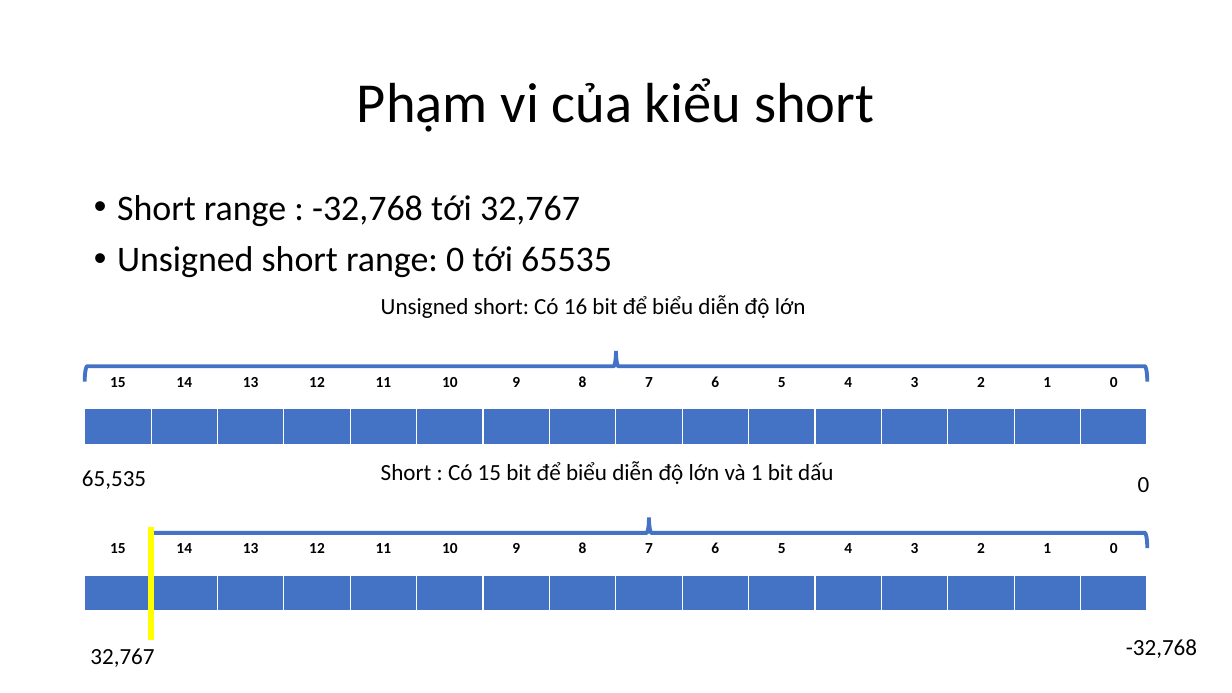
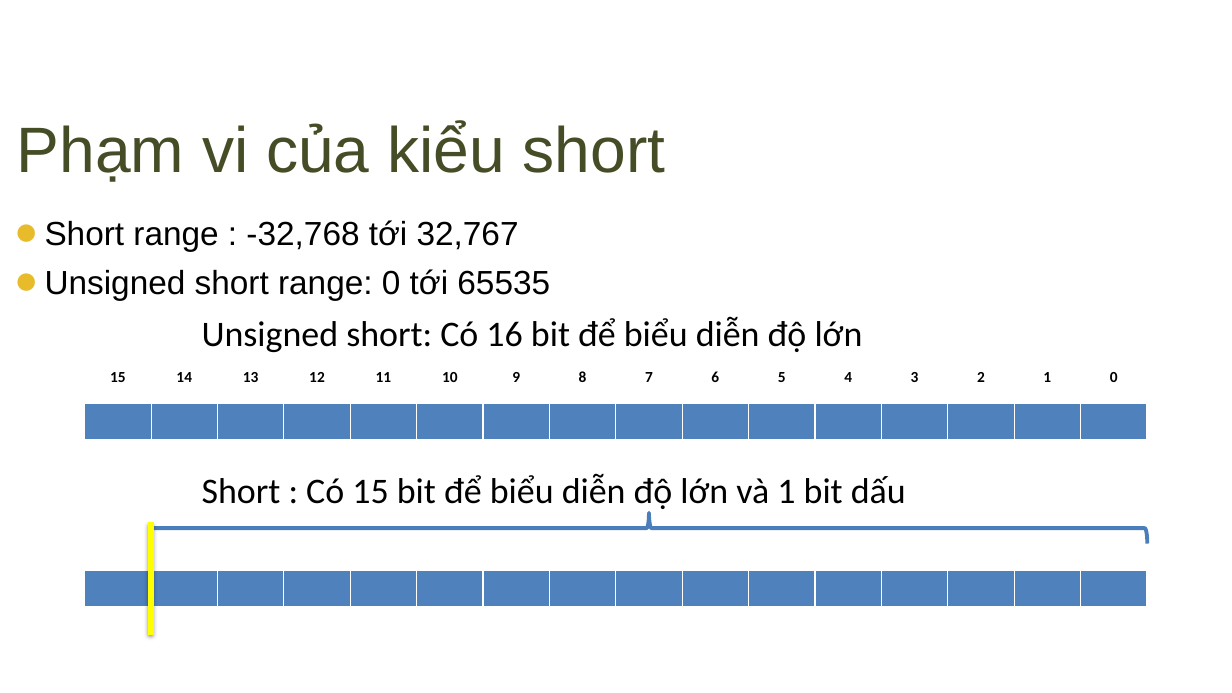
Before and after one commit to daydien12/Trainning_C, a slide deck: slide 4 of Day_2/Buổi 2.pptx. Drawn at 1232x693 pixels with LibreOffice and Linux fonts; fonts in the diff are those of the drawing; background and template pictures are left out. Boxes give left, top, right and bottom in pixels: in the first picture for what was removed or moved away, otherwise in the second. Text is boxed around its words. In the diff, an @@ line names an element or a change of style, - is before the commit and + after.

```diff
--- a/Day_2/Buổi 2.pptx
+++ b/Day_2/Buổi 2.pptx
@@ title "Phạm vi của kiểu short": place and size @@
-title "Phạm vi của kiểu short" at [357,78,874,132]
+title "Phạm vi của kiểu short" at [17,121,666,182]
@@ title "Phạm vi của kiểu short" at [17,121,666,182]: size 44 to 50 pt, font Calibri to Arial, text colour #000000 to #444D25; alignment centre to left; indent changed; line spacing 0.9 to 1; more space between paragraphs; vertical alignment middle to top @@
@@ text "Short range : -32,768 tới ...": place and size @@
-text "Short range : -32,768 tới ..." at [117,195,612,277]
+text "Short range : -32,768 tới ..." at [45,220,906,512]
@@ text at [45,220,550,300]: size 28 to 26 pt, font Calibri to Arial in "Short range : -32,768 tới 32,767", "Unsigned short range: 0 tới 65535"; bullet • to ⚫; line spacing 0.9 to 1; less space between paragraphs @@
@@ text removed at [381,295,806,318] @@
-Unsigned short: Có 16 bit để biểu diễn độ lớn
@@ text at [202,316,906,512]: paragraphs added @@
+Unsigned short: Có 16 bit để biểu diễn độ lớn
+Short : Có 15 bit để biểu diễn độ lớn và 1 bit dấu
@@ left brace removed at [85,351,1147,381] @@
@@ table: place and size @@
-table at [85,368,1150,396]
+table at [85,363,1150,507]
@@ table at [85,404,1150,441] @@
@@ fill #4472C4 to #4F81BD in row 1 @@
@@ text removed at [82,470,146,489] @@
-65,535
@@ text removed at [381,461,833,484] @@
-Short : Có 15 bit để biểu diễn độ lớn và 1 bit dấu
@@ text removed at [1138,477,1150,492] @@
-0
@@ table removed at [85,534,1150,562], 1 rows, 16 columns @@
-15 | 14 | 13 | 12 | 11 | 10 | 9 | 8 | 7 | 6 | 5 | 4 | 3 | 2 | 1 | 0
@@ 2 tables, 1 line, 1 left brace: place and size @@
-2 tables, 1 line, 1 left brace at [85,409,1150,640]
+2 tables, 1 line, 1 left brace at [85,404,1150,635]
@@ left brace at [151,513,1148,543]: outline #4472C4 3 pt to #4B7EBC 3 pt @@
@@ table at [85,570,1150,607] @@
@@ fill #4472C4 to #4F81BD in row 1 @@
@@ text removed at [90,648,154,667] @@
-32,767
@@ text removed at [1126,639,1197,658] @@
--32,768
```
Also in this commit, not shown: 16 other slides changed, 12 slides added, 19 other files.
